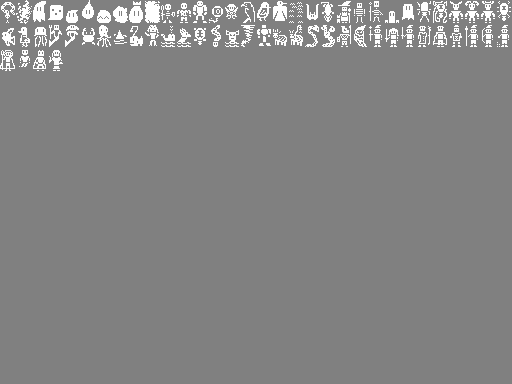
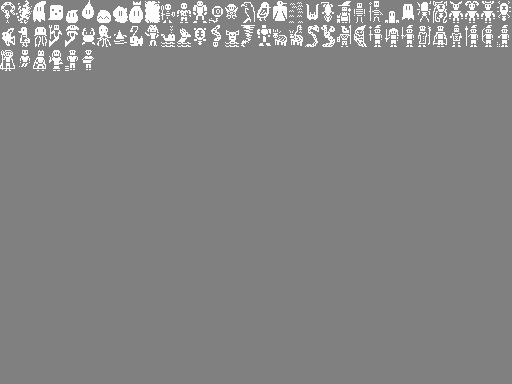
Layers edited between the first and the second 512×384 image:
painted on "Background" over [65, 50, 94, 71]
